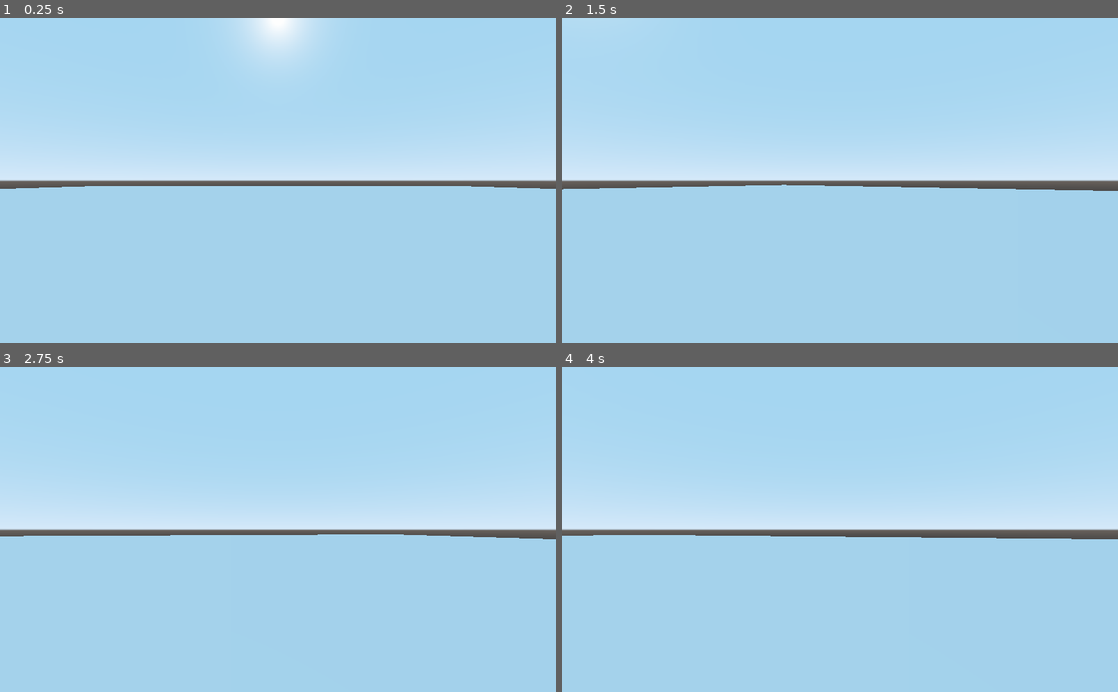
Above: before the commit, frames 1-4 (two rows, left to right).
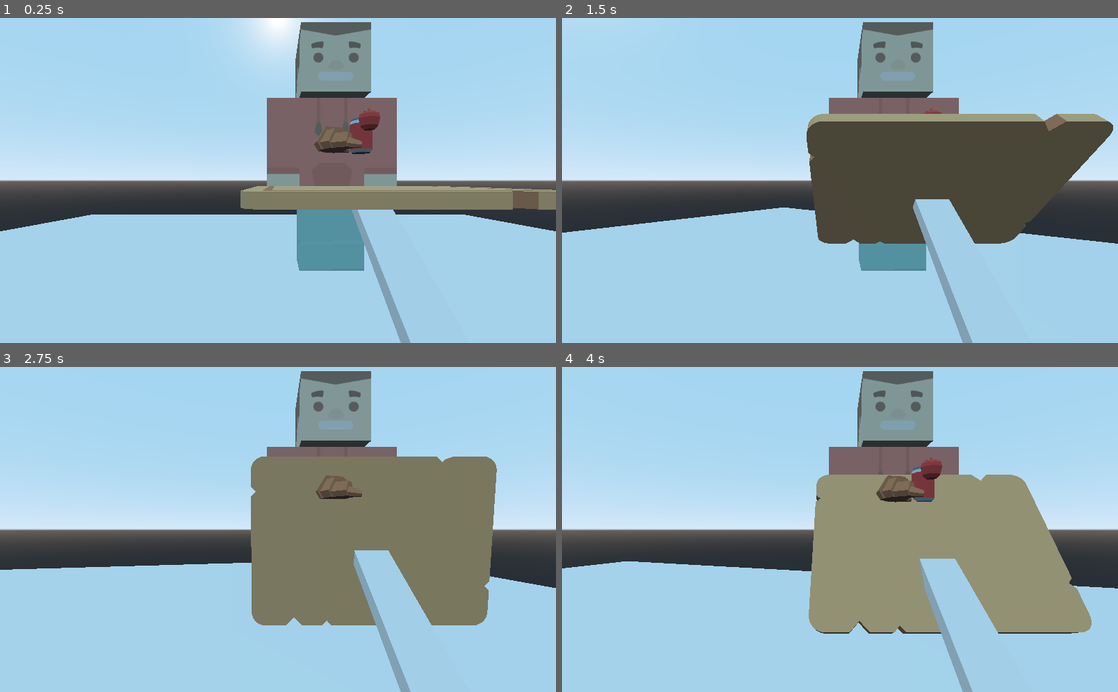
Above: after the commit, the same moments.

Repository: GameJams-butnamealreadytaken/LD49-Poutinegrade
Game: Godot game, scene res://assets/levels/test/test.tscn
Two runs of this game, one before a commit and one after it. Both use one fixed random seed, a clock stepped at 60 frames per second and the inputs below. This scene is started directly instead of the project's main scene.
Inputs:
- Up to frame 1 (0.25 s): no input
- Up to frame 2 (1.5 s): tap Enter at 0.5 s; hold D (rotate_right) 0.53-1.28 s; hold Up (tray_front) 0.53-1.28 s; hold S (move_backward) from 1.28 s (still down); tap Up (tray_front) at 1.35 s
- Up to frame 3 (2.75 s): release S (move_backward) at 2.03 s; hold D (rotate_right) from 2.03 s (still down); hold Up (tray_front) from 2.03 s (still down)
- Up to frame 4 (4 s): release D (rotate_right) at 2.78 s; release Up (tray_front) at 2.78 s; hold Z (move_forward) 2.78-3.53 s; tap Up (tray_front) at 2.85 s; hold Q (rotate_left) from 3.53 s (still down); hold Up (tray_front) from 3.53 s (still down)

The runs differ from the first frame. In frame 1, 21% of the frame differs, in the area x 0-100%, y 1-100%; in frame 2, 29%; in frame 3, 30%; in frame 4, 31%.

Commit message:
Added tray anchor and tray to the player

Diff:
--- a/project/assets/characters/player/player.tscn
+++ b/project/assets/characters/player/player.tscn
@@ -1,6 +1,7 @@
-[gd_scene load_steps=3 format=2]
+[gd_scene load_steps=4 format=2]
 
 [ext_resource path="res://assets/characters/player/player_controller.gd" type="Script" id=1]
+[ext_resource path="res://assets/prefabs/tray/tray.tscn" type="PackedScene" id=2]
 
 [sub_resource type="CapsuleShape" id=1]
 margin = 0.001
@@ -9,9 +10,15 @@
 [node name="Player" type="KinematicBody"]
 script = ExtResource( 1 )
 camera_path = NodePath("Camera")
+tray_anchor_path = NodePath("Camera/TrayAnchor")
+tray_scene = ExtResource( 2 )
 
 [node name="CollisionShape" type="CollisionShape" parent="."]
 transform = Transform( 1, 0, 0, 0, -4.37114e-08, -1, 0, 1, -4.37114e-08, 0, 0, 0 )
 shape = SubResource( 1 )
 
 [node name="Camera" type="Camera" parent="."]
+transform = Transform( 1, 0, 0, 0, 1, 0, 0, 0, 1, 0, 1.15748, 0 )
+
+[node name="TrayAnchor" type="Position3D" parent="Camera"]
+transform = Transform( 1, 0, 0, 0, 1, 0, 0, 0, 1, 0.828588, -0.116781, -2.10853 )
--- a/project/assets/characters/player/player_controller.gd
+++ b/project/assets/characters/player/player_controller.gd
@@ -4,6 +4,10 @@
 export(NodePath) var camera_path
 onready var camera := get_node(camera_path) as Camera
 
+export(NodePath) var tray_anchor_path
+onready var tray_anchor := get_node(tray_anchor_path) as Position3D
+
+export(PackedScene) var tray_scene: PackedScene
 
 export(float) var acceleration := 2.0
 export(float) var deceleration := 8.0
@@ -17,7 +21,8 @@
 
 
 func _ready() -> void:
-    pass
+    var tray := tray_scene.instance()
+    tray_anchor.add_child(tray)
 
 
 func _physics_process(delta: float) -> void:
